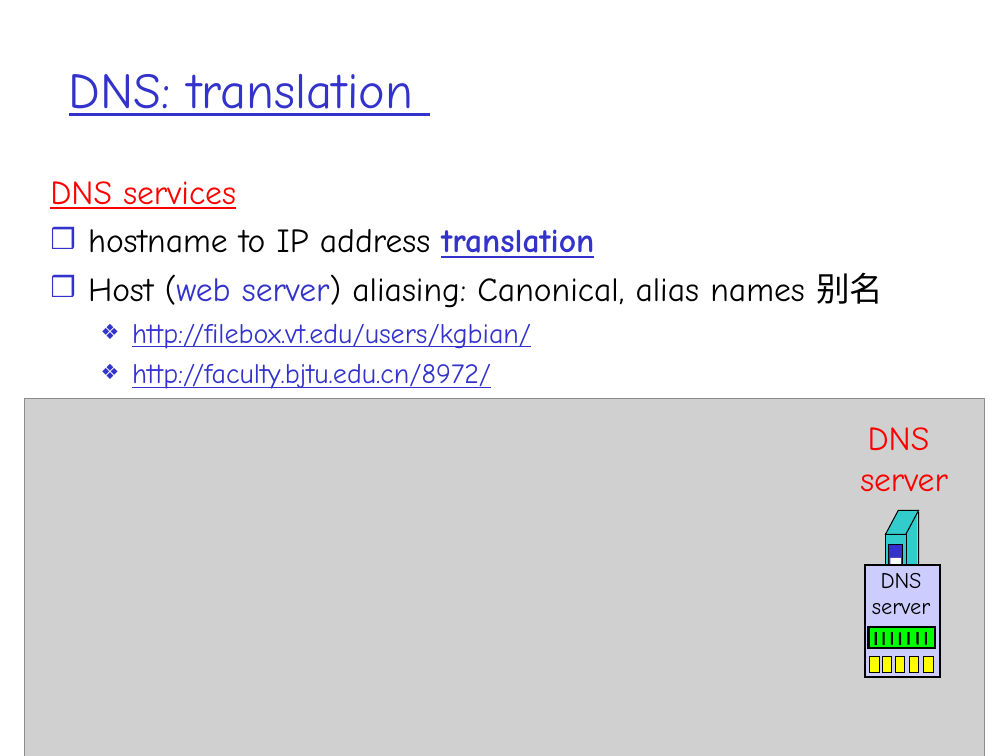
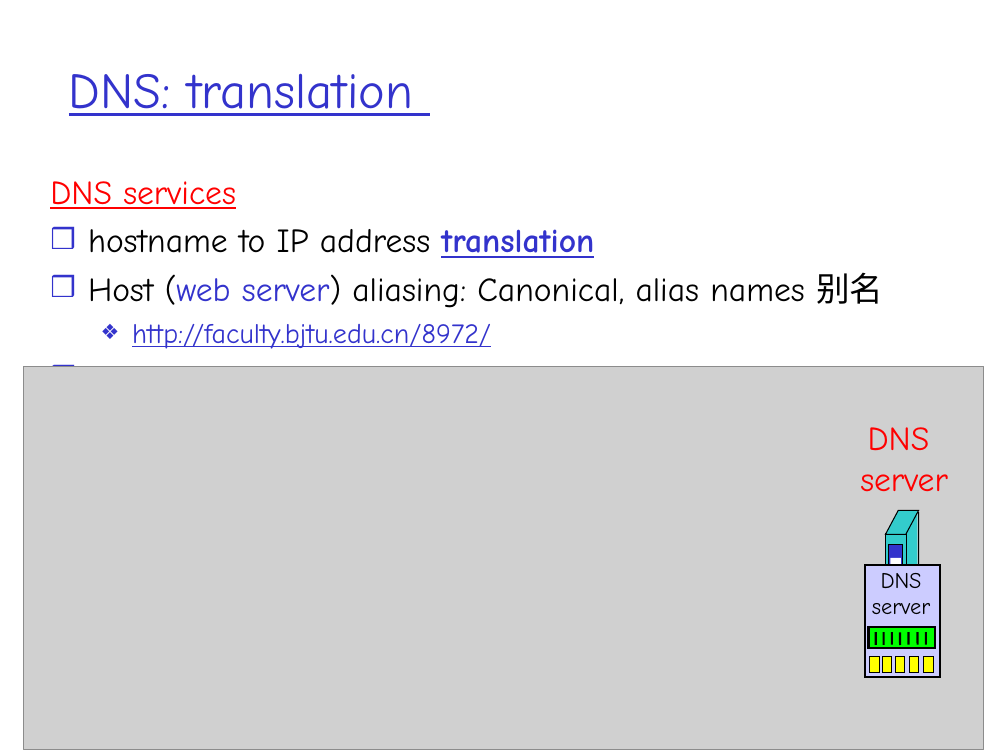
Before and after one commit to tomMoulard/PersonalSite, a slide deck: slide 19 of Main/assignment/network/Lecture_5_Ch02_Application_2.ppt. Drawn at 1008x756 pixels with LibreOffice and Linux fonts; fonts in the diff are those of the drawing; grey boxes stand for pictures. Boxes give left, top, right and bottom in pixels: in the first picture for what was removed or moved away, otherwise in the second. Text is boxed around its words. In the diff, an @@ line names an element or a change of style, - is before the commit and + after.

```diff
--- a/Main/assignment/network/Lecture_5_Ch02_Application_2.ppt
+++ b/Main/assignment/network/Lecture_5_Ch02_Application_2.ppt
@@ text at bbox=[132, 324, 531, 349]: paragraph removed @@
-  ❖ http://filebox.vt.edu/users/kgbian/
@@ picture: place and size @@
-picture at bbox=[25, 398, 986, 756]
+picture at bbox=[23, 366, 984, 750]
```
Also in this commit, not shown: 3 other slides changed, 2 slides removed, 1 other file.
